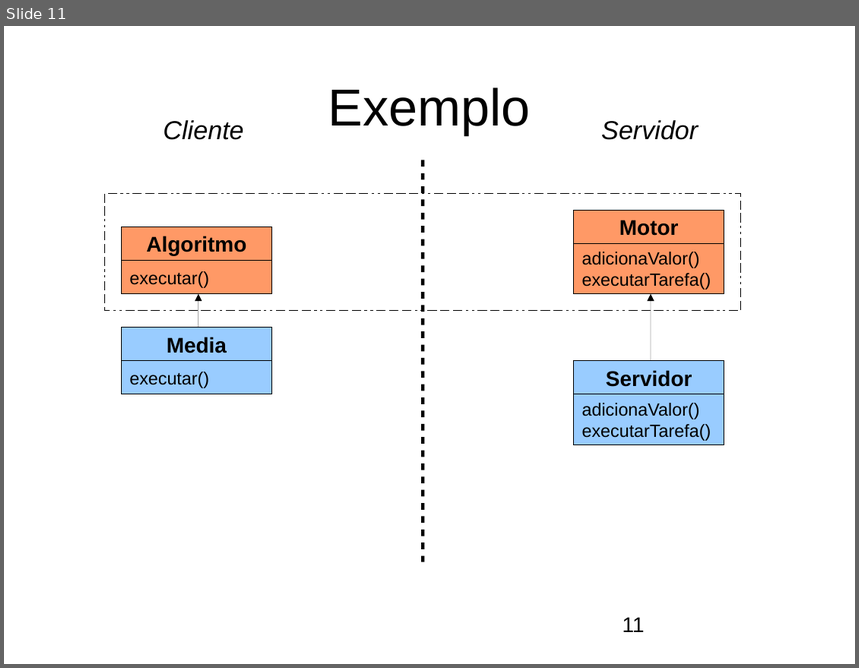
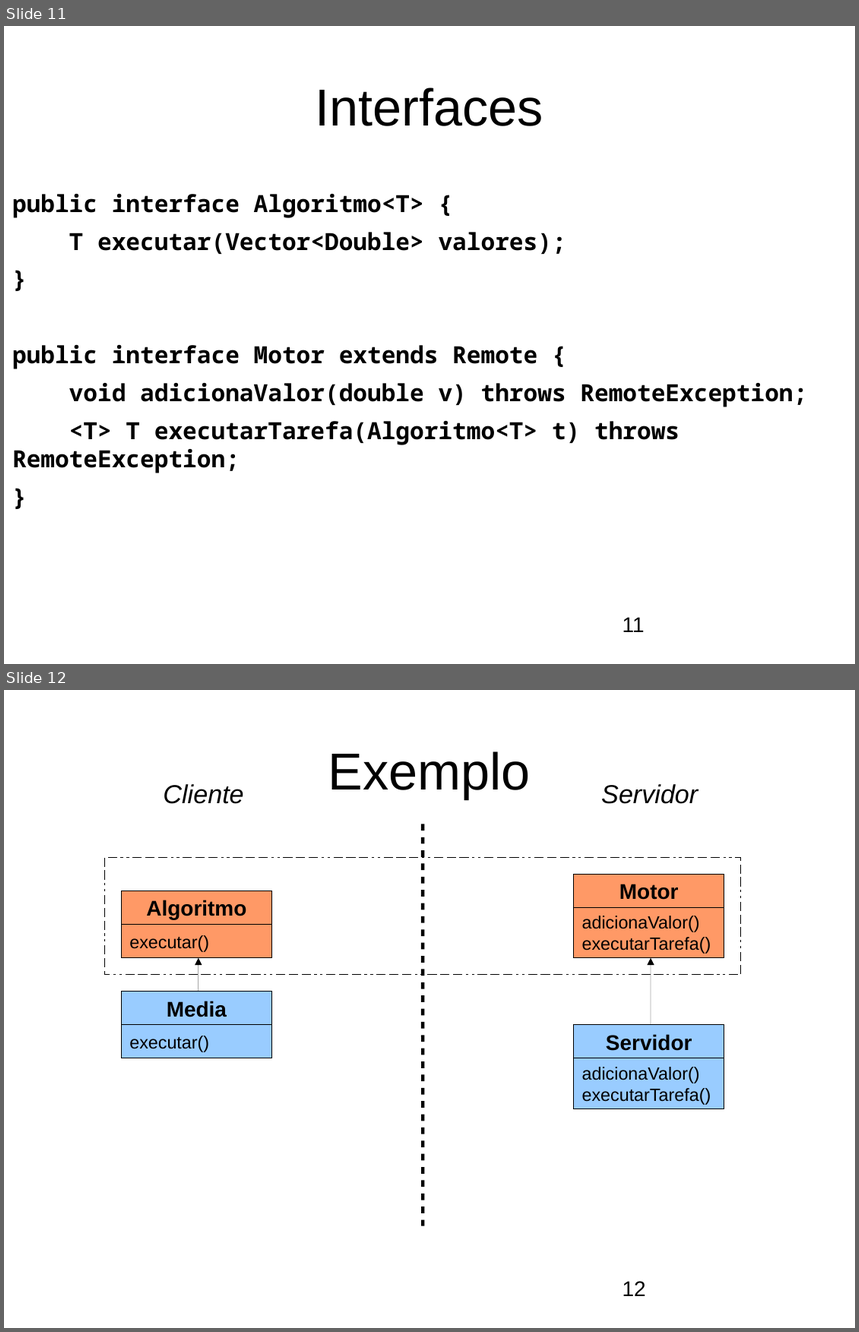
Before and after one commit to andrenho/andrenho, a slide deck: academia/trabalhos/execucao_remota.odp. Shown one above the other, each under a label of ours: slide 11 before the commit, slides 11 and 12 after it. The pictures are 859x668 and 859x1332 pixels, drawn with LibreOffice and Linux fonts; fonts in the diff are those of the drawing; background and template pictures are left out. Boxes give left, top, right and bottom in pixels: in the first picture for what was removed or moved away, otherwise in the second. Text is boxed around its words. In the diff, an @@ line names an element or a change of style, - is before the commit and + after.

```diff
--- a/academia/trabalhos/execucao_remota.odp
+++ b/academia/trabalhos/execucao_remota.odp
@@ slide 11 added at <box>4,26,855,664</box>, background #FFFFFF @@
@@ title added at <box>316,88,544,126</box>, 44 pt, text #000000 @@
+Interfaces
@@ text added at <box>12,194,807,474</box>, 20 pt, text #000000, bold @@
+public interface Algoritmo<T> {
+T executar(Vector<Double> valores);
+}
+public interface Motor extends Remote {
+void adicionaValor(double v) throws RemoteException;
+<T> T executarTarefa(Algoritmo<T> t) throws RemoteException;
+}
@@ page number added at <box>623,617,645,632</box>, 18 pt, text #000000 @@
+11
@@ what was slide 11 is now slide 12 @@
@@ page number at <box>623,1281,646,1296</box>: text changed @@
-11
+12
```
Also in this commit, not shown: 16 slides changed, 2 other slides added, 11 other files.
